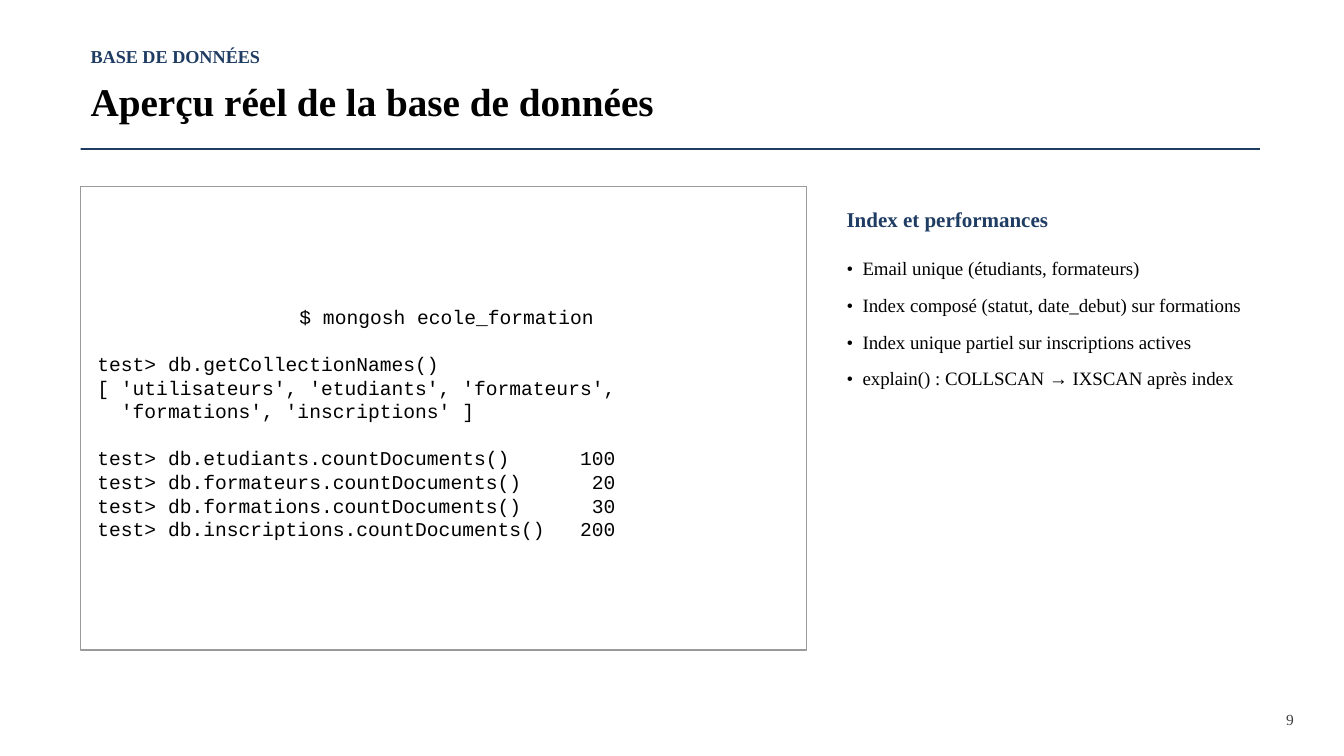
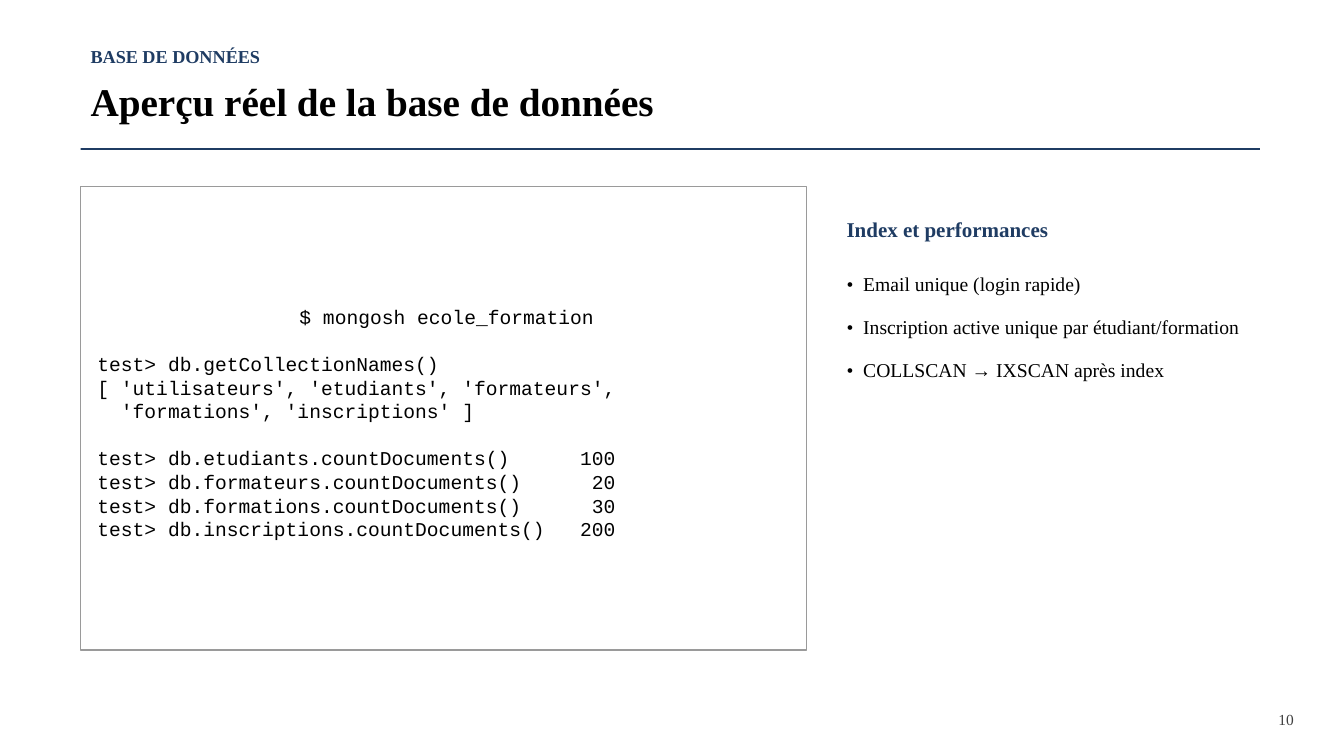
Before and after one commit to ASapAbro/E-Educ, a slide deck: slide 11 of complet/report/Presentation_Projet_Gestion_Formations.pptx (slide 10 before the commit). Drawn at 1344x756 pixels with LibreOffice and Linux fonts; fonts in the diff are those of the drawing. Boxes give left, top, right and bottom in pixels: in the first picture for what was removed or moved away, otherwise in the second. Text is boxed around its words. In the diff, an @@ line names an element or a change of style, - is before the commit and + after.

Commit message:
Ajout des besoins fonctionnels/non fonctionnels, simplification des slides BDD
Ajoute une slide "Besoins fonctionnels et non fonctionnels" (cahier des
charges) juste après le contexte. Simplifie les slides couche modèle,
pipelines d'agrégation et aperçu de la base pour être plus légères à
présenter à l'oral (moins de texte, un seul exemple de code par slide).

```diff
--- a/complet/report/Presentation_Projet_Gestion_Formations.pptx
+++ b/complet/report/Presentation_Projet_Gestion_Formations.pptx
@@ text "Index et performances": place and size @@
-text "Index et performances" at (847,212,1048,232)
+text "Index et performances" at (847,222,1048,242)
@@ text at (863,277,1239,382): text changed; size 13.5 to 14 pt @@
-• Email unique (étudiants, formateurs)
-• Index composé (statut, date_debut) sur formations
-• Index unique partiel sur inscriptions actives
-• explain() : COLLSCAN → IXSCAN après index
+• Email unique (login rapide)
+• Inscription active unique par étudiant/formation
+• COLLSCAN → IXSCAN après index
@@ text at (1278,715,1293,725): text changed @@
-9
+10
```
Also in this commit, not shown: 11 other slides changed, 1 slide added.
